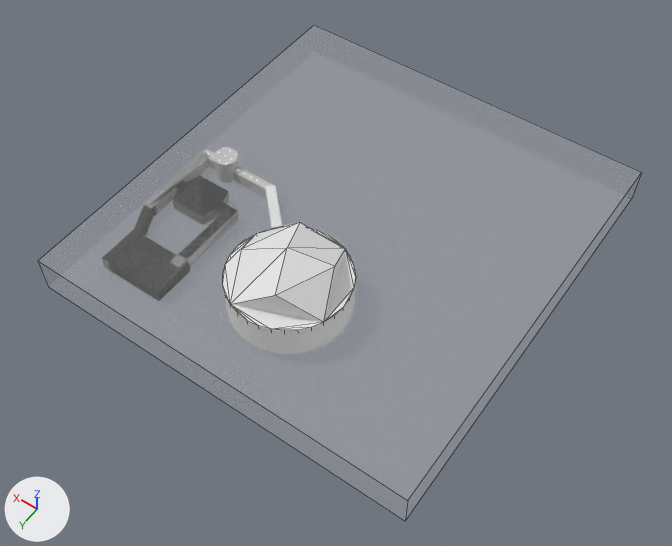
What one commit did to the Blender file assets/map1.blend.
Before and after are seen from a 50 mm camera at (-205.0, 206.0, 294.0) aimed at (-76.0, 25.0, 11.0). Arrows for +X, +Y and +Z are at lower left; the lights stay in place. Mesh edges are drawn as thin lines.

In view in the first picture: 'Cylinder', 'Walls'.
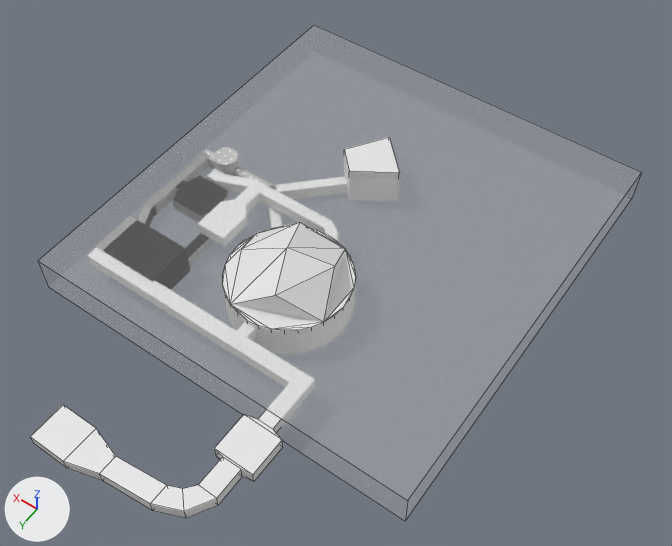
Pixel boxes [x1, y1, x2, y2] of what changed, in the pictures (672 x 546 px):
'Walls', reshaped
    both: [38, 25, 641, 521]
'CorridorCutout2', added
    after: [30, 405, 283, 518]
'Cube.001', added
    after: [344, 137, 399, 176]

Edits to the bpy script that builds the scene:
```text
Change me_cube_001:
    used by ob_corridorcutout; location = (11.0, 19.3, 2.0); rotation_euler = (0.0, 0.0, 1.571), in degrees (0, 0, 90); scale = (19.0, 2.0, 2.7)
    remove me_cube_001.from_pydata(...)  # 52 vertices, 48 faces; spans x -1.0..2.6, y -1.0..16.8, z -1.0..1.0
    add me_cube_001.from_pydata(...)  # 58 vertices, 54 faces; spans x -1.0..2.7, y -1.0..16.8, z -1.0..4.2
    me_cube_001 part 1
    4 faces are deleted
    3 vertices in x 2.6, y 2.0..16.8, z 1.0 move by (-0.9, 0.0, 3.2)
    1 vertex is added at (2.7, 4.0, 1.0)
    5 new vertices lie (1.0, 0.0, 0.0) away from vertices in x 1.7..2.6, y 2.0..16.8, z 1.0
    10 new faces join them
Add me_cube_010:
    me_cube_010.from_pydata([(-1.5, -1.5, -1.5), (-1.5, -1.5, 1.5), (-1.5, 1.5, -1.5), (-1.5, 1.5, 1.5), (1.5, -1.5, -1.5), (1.5, -1.5, 1.5), (1.5, 1.5, -1.5), (1.5, 1.5, 1.5), (-1.53, 4.61, -1.5), (-1.53, -4.61, -1.5), (-1.53, -4.61, 7.78), (-1.53, 4.61, 7.78), (-3.29, 7.5, -1.5), (-3.29, -7.5, -1.5), (-3.29, -7.5, 7.78), (-3.29, 7.5, 7.78)], [], [(3, 2, 8, 11), (2, 3, 7, 6), (6, 7, 5, 4), (4, 5, 1, 0), (2, 6, 4, 0), (7, 3, 1, 5), (10, 11, 15, 14), (0, 1, 10, 9), (1, 3, 11, 10), (2, 0, 9, 8), (13, 14, 15, 12), (8, 9, 13, 12), (11, 8, 12, 15), (9, 10, 14, 13)])
Add me_cube_009:
    me_cube_009.from_pydata(...)  # 102 vertices, 97 faces; spans x -64.0..4.2, y -2.4..82.5, z -1.5..5.9
Change ob_corridorcutout:
    add ob_corridorcutout.hide_set(True)
Add ob_cube_001:
    ob_cube_001 = bpy.data.objects.new('Cube.001', me_cube_010)
    ob_cube_001.location = (-35.6, -9.7, 2.2)
    ob_cube_001.rotation_euler = (0.0, 0.0, 0.785)  # degrees (0, 0, 45)
    ob_cube_001.scale = (11.4, 1.41, 1.91)
Add ob_corridorcutout2:
    ob_corridorcutout2 = bpy.data.objects.new('CorridorCutout2', me_cube_009)
    ob_corridorcutout2.location = (0.0, 8.1, 2.0)
    ob_corridorcutout2.scale = (1.62, 1.62, 1.77)
```
